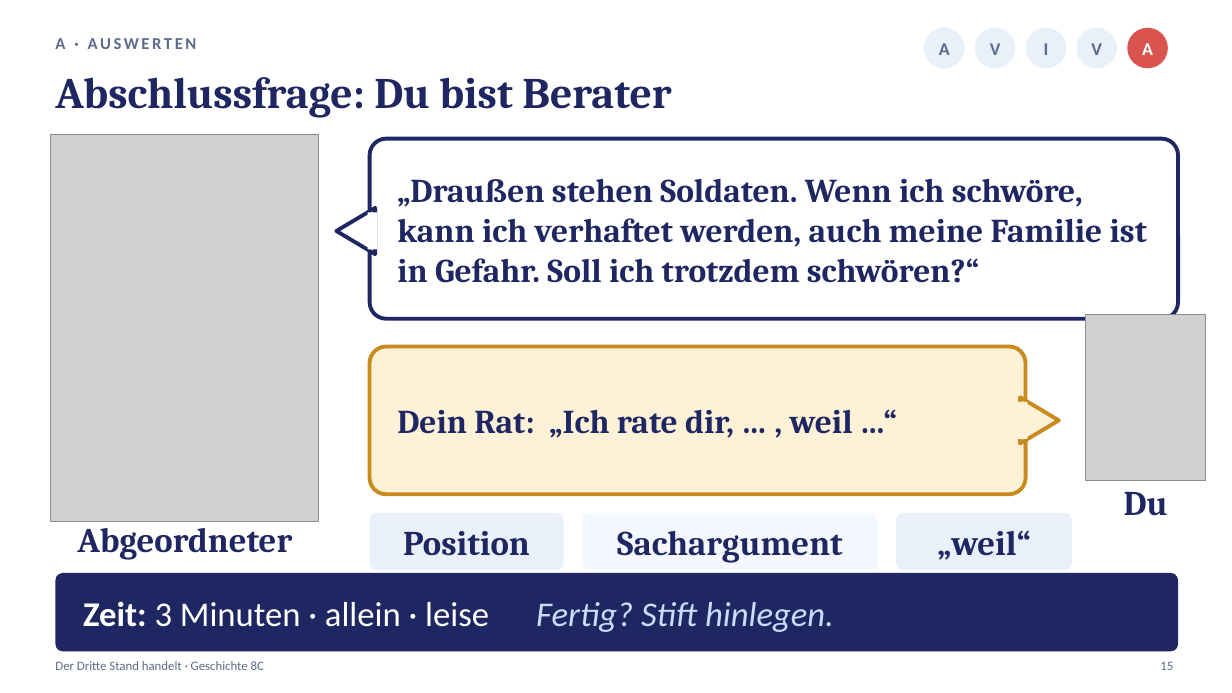
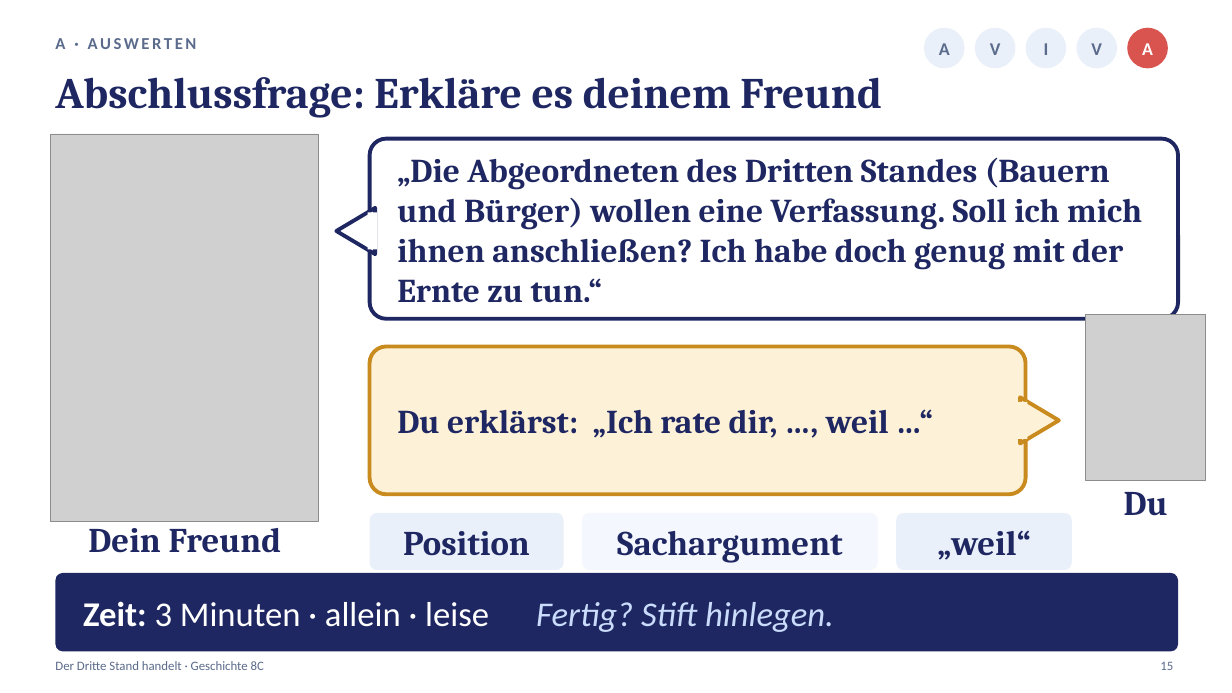
Before and after one commit to golzkonstantin-gif/Schule, a slide deck: slide 15 of Geschichte_8/Stunde2_Nationalversammlung/Praesentation_Stunde2_Nationalversammlung.pptx. Drawn at 1232x693 pixels with LibreOffice and Linux fonts; fonts in the diff are those of the drawing; grey boxes stand for pictures. Boxes give left, top, right and bottom in pixels: in the first picture for what was removed or moved away, otherwise in the second. Text is boxed around its words. In the diff, an @@ line names an element or a change of style, - is before the commit and + after.

```diff
--- a/Geschichte_8/Stunde2_Nationalversammlung/Praesentation_Stunde2_Nationalversammlung.pptx
+++ b/Geschichte_8/Stunde2_Nationalversammlung/Praesentation_Stunde2_Nationalversammlung.pptx
@@ text at (x1=55, y1=77, x2=882, y2=118): text changed @@
-Abschlussfrage: Du bist Berater
+Abschlussfrage: Erkläre es deinem Freund
@@ text at (x1=397, y1=158, x2=1142, y2=303): text changed @@
-„Draußen stehen Soldaten. Wenn ich schwöre, kann ich verhaftet werden, auch meine Familie ist in Gefahr. Soll ich trotzdem schwören?“
+„Die Abgeordneten des Dritten Standes (Bauern und Bürger) wollen eine Verfassung. Soll ich mich ihnen anschließen? Ich habe doch genug mit der Ernte zu tun.“
@@ text at (x1=397, y1=410, x2=889, y2=438): text changed @@
-Dein Rat: „Ich rate dir, … , weil …“
+Du erklärst: „Ich rate dir, …, weil …“
@@ text at (x1=88, y1=520, x2=282, y2=553): text changed @@
-Abgeordneter
+Dein Freund
```
Also in this commit, not shown: 1 other slide changed, 13 other files.
